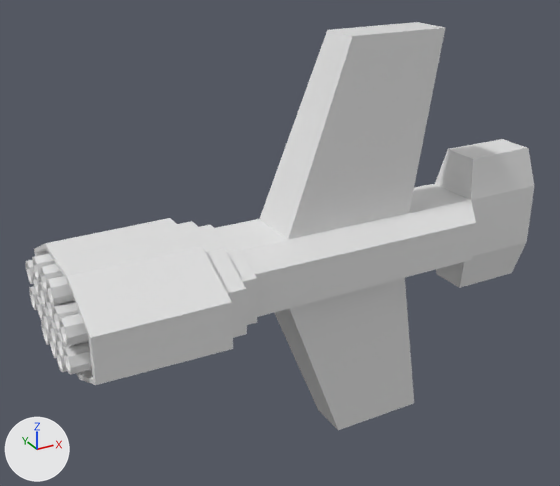
An edit to the Blender file asset_sources/milspec_oxana.blend, drawn before and after from the same camera.
Rendered twice from a 50 mm lens placed at (-7.24, -10.4, 5.51), pointed at (-1.33, 0.34, 0.14). Every picture has the same lights, and +X, +Y and +Z are marked at lower left.
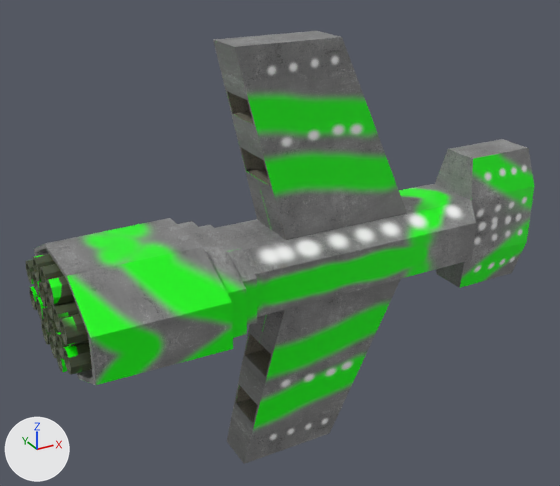
Location of each change, [x1, y1, x2, y2] in pixels of the pictures (560 x 486 px):
'Cube', surface changed, reshaped (6% taller): before [25, 22, 534, 430]; after [25, 31, 534, 464]
part 1 of me_cube, built on: before [260, 22, 445, 430]; after [213, 31, 407, 464]
part 2 of me_cube, surface changed: [25, 139, 534, 385] in both

Patch to the scene script:
```diff
--- a/asset_sources/milspec_oxana.blend.py
+++ b/asset_sources/milspec_oxana.blend.py
@@ img_untitled_001 @@
+img_untitled_001 = load_image('Untitled.001', 'milspec_oxana_paint.png', 1024, 1024, 'sRGB')
@@ img_untitled @@
+img_untitled = load_image('Untitled', 'milspec_oxana_base.png', 1024, 1024, 'sRGB')
@@ img_untitled_002 @@
+img_untitled_002 = load_image('Untitled.002', 'milspec_oxana_lights.png', 1024, 1024, 'sRGB')
@@ mat_material @@
 mat_material = bpy.data.materials.new('Material')
-# nodes: BsdfPrincipled, OutputMaterial
+# nodes: BsdfPrincipled x3, MixShader x2, OutputMaterial, TexImage x3
+# uses the picture img_untitled
+# uses the picture img_untitled_001
+# uses the picture img_untitled_002
@@ me_cube @@
 # used by ob_cube; location = (0.0, 0.0, 0.0)
-me_cube.from_pydata(...)  # 263 vertices, 198 faces, 4 loose edges; spans x -5.41..3.71, y 0.0..1.63, z 0.0..3.65
+me_cube.from_pydata(...)  # 287 vertices, 214 faces, 4 loose edges; spans x -5.41..3.71, y 0.0..1.63, z 0.0..3.65
+# me_cube part 1
+# 3 faces are deleted
+# 3 vertices in x -0.46..1.34, y 0.0..0.36, z 3.65 move by (-1.99, 0.0, 0.0)
+# 1 vertex moves from x -0.46, y 0.0, z 3.65 to x -1.91, y 0.0, z 1.46
+# 19 vertices are added at x -2.45..-0.63, y 0.0..0.46, z 1.46..3.65
+# 5 new vertices lie (1.28, 0.0, 0.0) away from vertices in x -2.25..-1.92, y 0.0..0.35, z 1.5..2.87
+# 19 new faces join them
+# me_cube part 2: 195 kept faces spanning x -5.41..3.71, y 0.0..1.63, z 0.0..3.65 get new texture (UV) coordinates
 me_cube.materials.append(mat_material)
```
